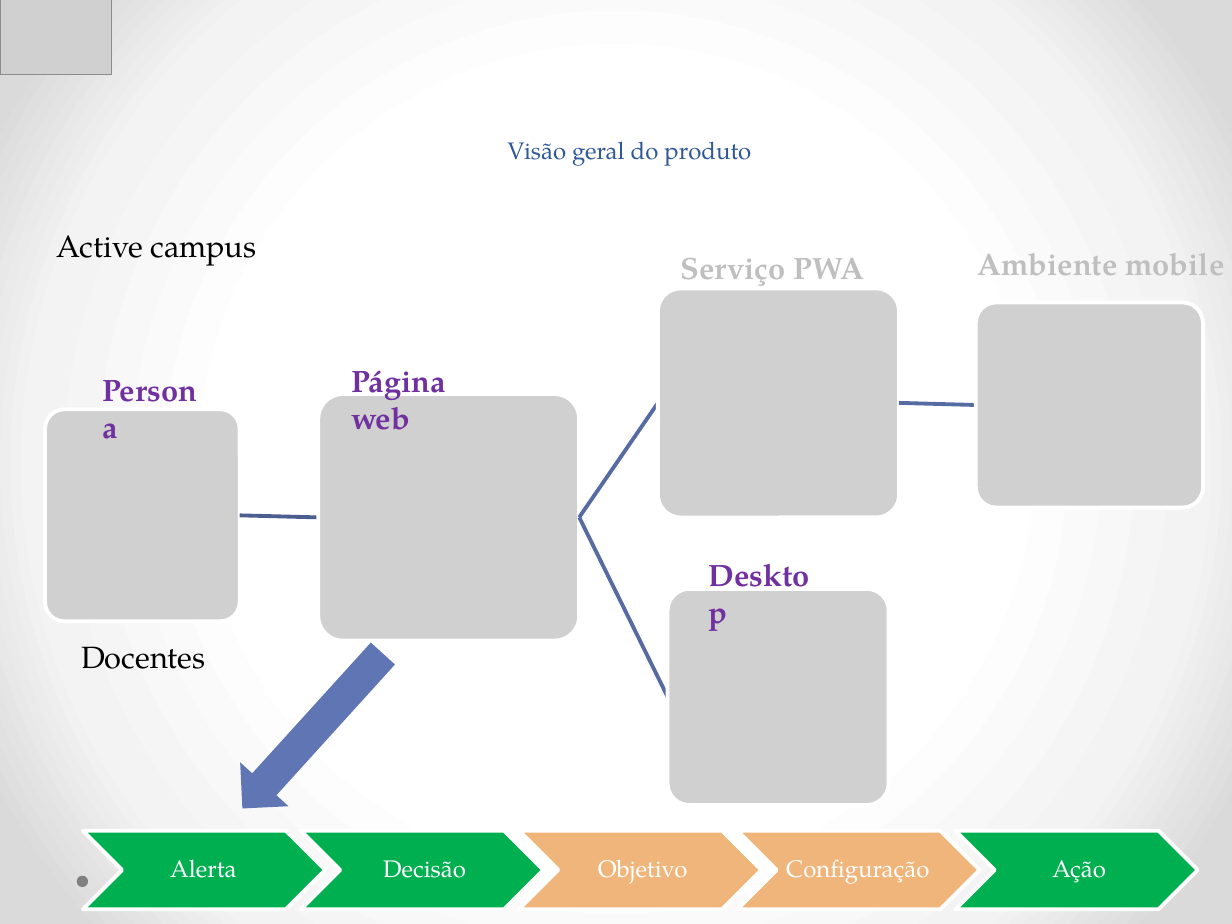
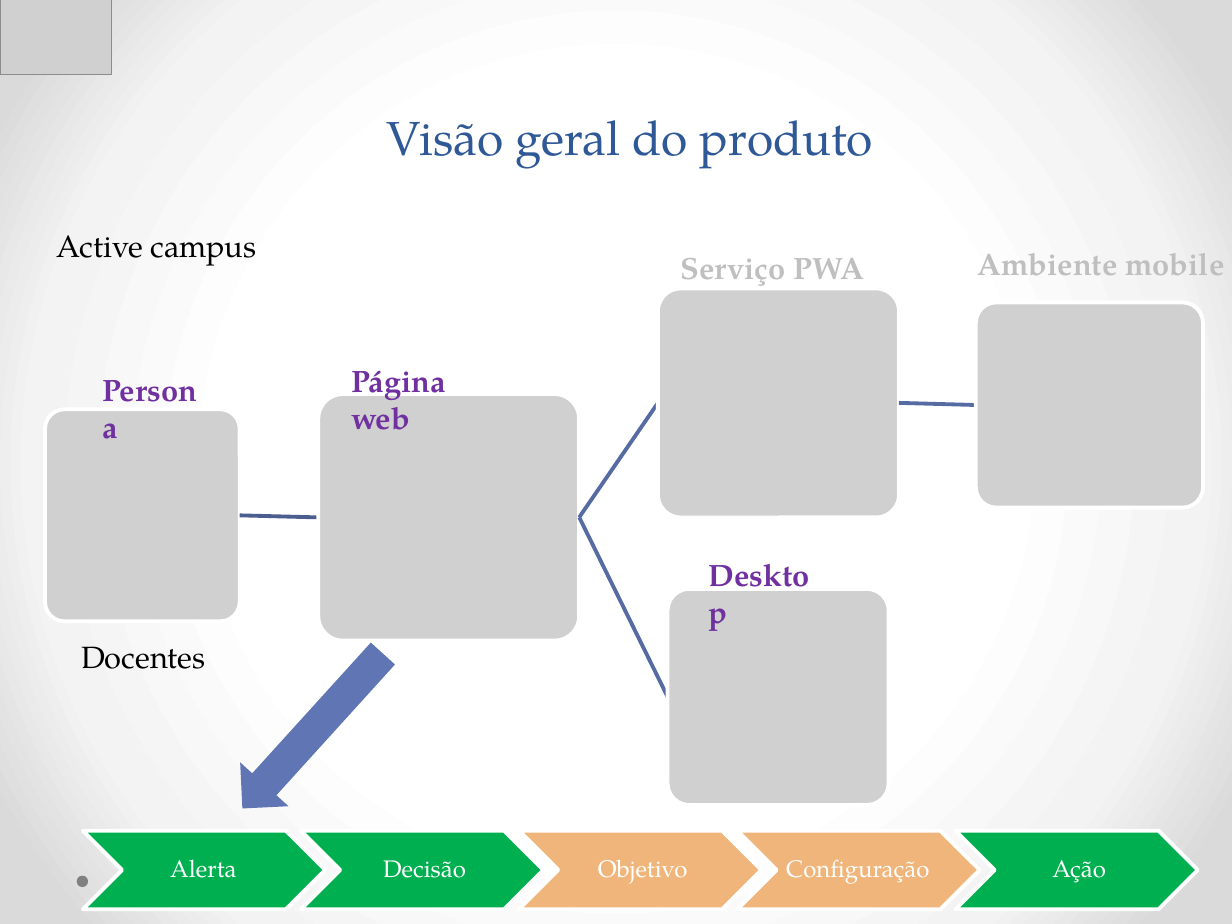
Before and after one commit to Neimarmg/TCC, a slide deck: slide 6 of Documentação final do projeto/Ppt-Final.pptx (slide 5 before the commit). Drawn at 1232x924 pixels with LibreOffice and Linux fonts; fonts in the diff are those of the drawing; grey boxes stand for pictures. Boxes give left, top, right and bottom in pixels: in the first picture for what was removed or moved away, otherwise in the second. Text is boxed around its words. In the diff, an @@ line names an element or a change of style, - is before the commit and + after.

```diff
--- a/Documentação final do projeto/Ppt-Final.pptx
+++ b/Documentação final do projeto/Ppt-Final.pptx
@@ title "Visão geral do produto" at (386,120,873,169): size 14 to 28 pt @@
```
Also in this commit, not shown: 3 other slides changed, 2 slides added, 1 slide removed.
